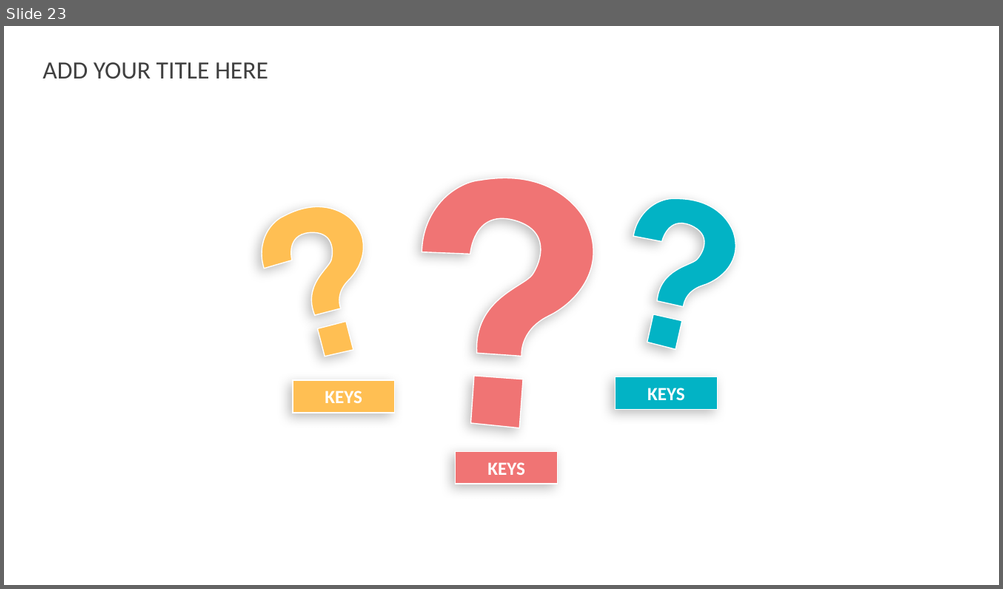
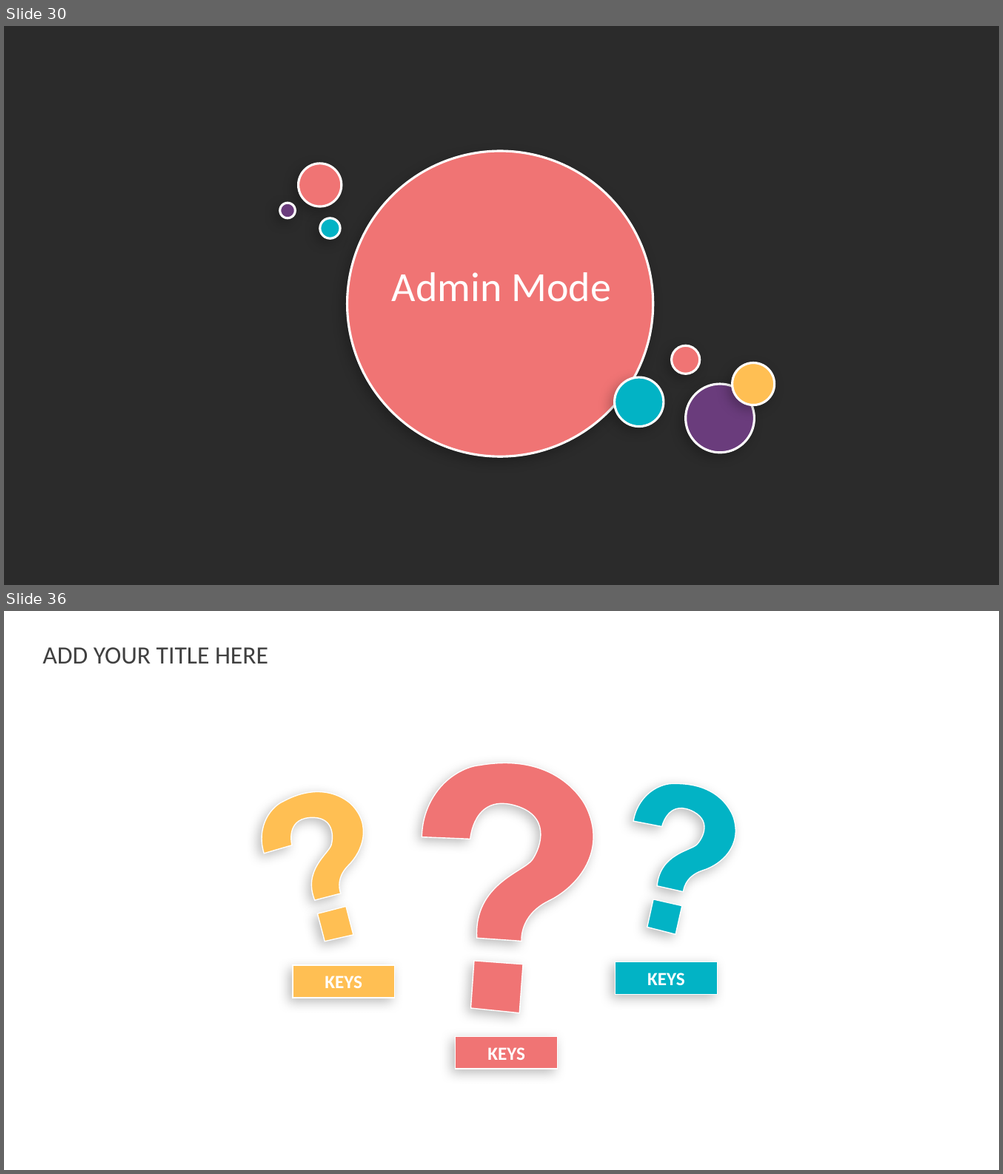
Before and after one commit to lia-ghita/ht, a slide deck: HabitTracker.pptx. Shown one above the other, each under a label of ours: slide 23 before the commit, slides 30 and 36 after it; the slides between them are not shown. The pictures are 1003x589 and 1003x1174 pixels, drawn with LibreOffice and Linux fonts; fonts in the diff are those of the drawing; background and template pictures are left out; a plain dark background stands for a picture behind light text. Boxes give left, top, right and bottom in pixels: in the first picture for what was removed or moved away, otherwise in the second. Text is boxed around its words. In the diff, an @@ line names an element or a change of style, - is before the commit and + after.

```diff
--- a/HabitTracker.pptx
+++ b/HabitTracker.pptx
@@ slide 30 added at (x1=4, y1=26, x2=999, y2=585), background picture (left out) @@
@@ ellipse added at (x1=347, y1=151, x2=653, y2=457), fill #F07474, outline #FFFFFF 2.25 pt @@
@@ ellipse added at (x1=298, y1=164, x2=341, y2=207), fill #F07474, outline #FFFFFF 2.25 pt @@
@@ ellipse added at (x1=280, y1=203, x2=295, y2=218), fill #6A3C7C, outline #FFFFFF 2.25 pt @@
@@ ellipse added at (x1=319, y1=218, x2=340, y2=238), fill #02B3C5, outline #FFFFFF 2.25 pt @@
@@ text added at (x1=392, y1=272, x2=611, y2=302), 40 pt, text #FFFFFF @@
+Admin Mode
@@ ellipse added at (x1=671, y1=346, x2=700, y2=375), fill #F07474, outline #FFFFFF 2.25 pt @@
@@ ellipse added at (x1=614, y1=378, x2=663, y2=426), fill #02B3C5, outline #FFFFFF 2.25 pt @@
@@ ellipse added at (x1=732, y1=363, x2=775, y2=406), fill #FFBF53, outline #FFFFFF 2.25 pt @@
@@ ellipse added at (x1=686, y1=384, x2=754, y2=453), fill #6A3C7C, outline #FFFFFF 2.25 pt @@
@@ what was slide 23 is now slide 36 @@
```
Also in this commit, not shown: 3 slides changed, 18 other slides added, 23 slides removed.
